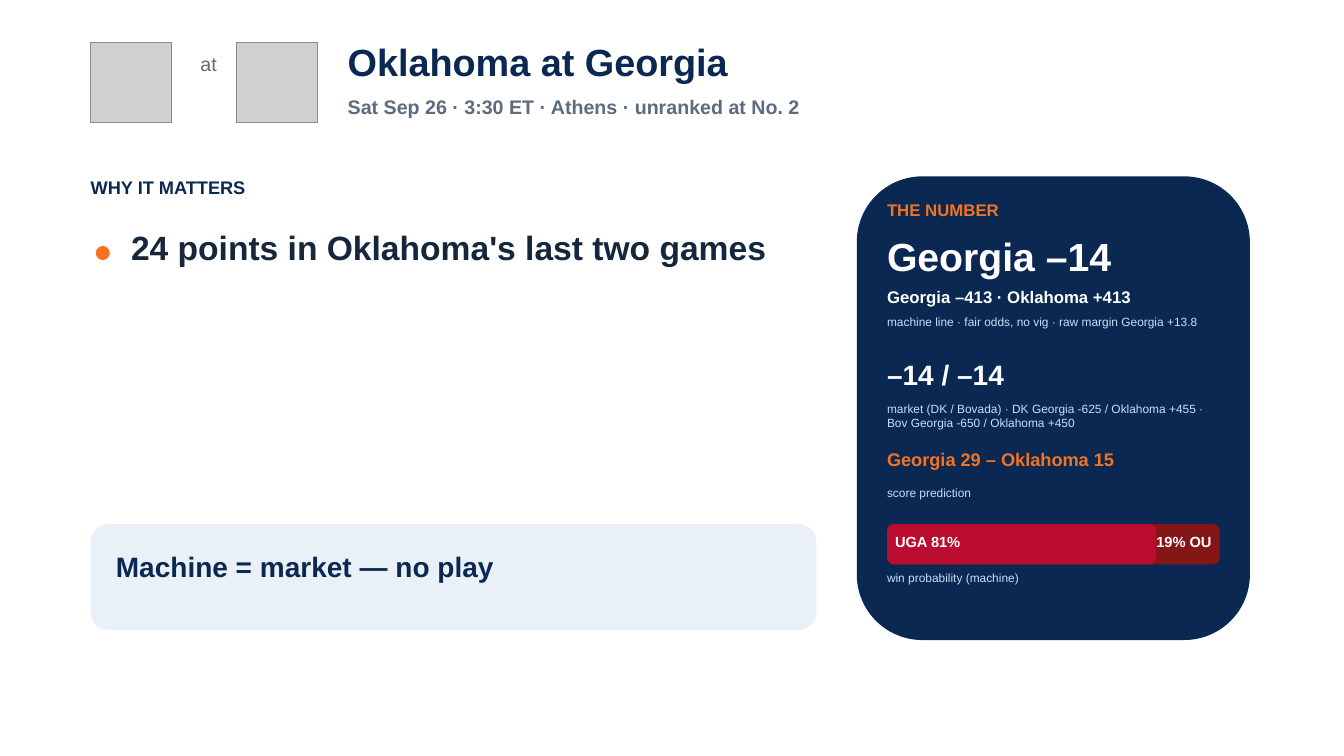
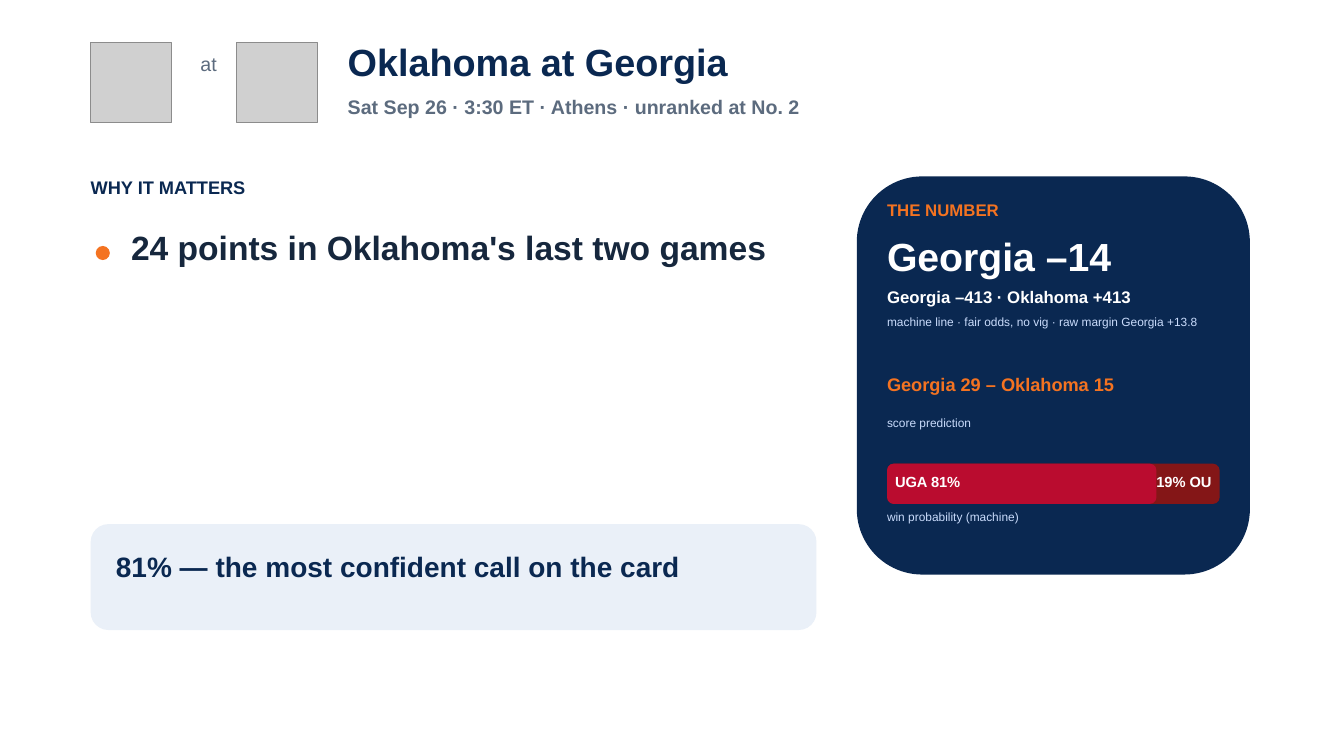
Before and after one commit to lucasalvarezflorida-lab/ncaa-fbs-analytics, a slide deck: slide 12 of decks/2026_Week4_Episode5.pptx. Drawn at 1344x756 pixels with LibreOffice and Linux fonts; fonts in the diff are those of the drawing; grey boxes stand for pictures. Boxes give left, top, right and bottom in pixels: in the first picture for what was removed or moved away, otherwise in the second. Text is boxed around its words. In the diff, an @@ line names an element or a change of style, - is before the commit and + after.

```diff
--- a/decks/2026_Week4_Episode5.pptx
+++ b/decks/2026_Week4_Episode5.pptx
@@ rounded rectangle: place and size @@
-rounded rectangle at (857,176,1250,640)
+rounded rectangle at (857,176,1250,575)
@@ text "Georgia 29 – Oklahoma 15": place and size @@
-text "Georgia 29 – Oklahoma 15" at (887,452,1114,470)
+text "Georgia 29 – Oklahoma 15" at (887,377,1114,395)
@@ text removed at (887,365,1004,385) @@
-–14 / –14
@@ text "score prediction": place and size @@
-text "score prediction" at (887,488,971,500)
+text "score prediction" at (887,418,971,429)
@@ text removed at (887,404,1196,430) @@
-market (DK / Bovada) · DK Georgia -625 / Oklahoma +455 · Bov Georgia -650 / Oklahoma +450
@@ 3 texts, 2 rounded rectangles: place and size @@
-3 texts, 2 rounded rectangles at (887,524,1220,585)
+3 texts, 2 rounded rectangles at (887,464,1220,524)
@@ text at (116,556,679,578): text changed @@
-Machine = market — no play
+81% — the most confident call on the card
```
Also in this commit, not shown: 7 other slides changed, 2 other files.
